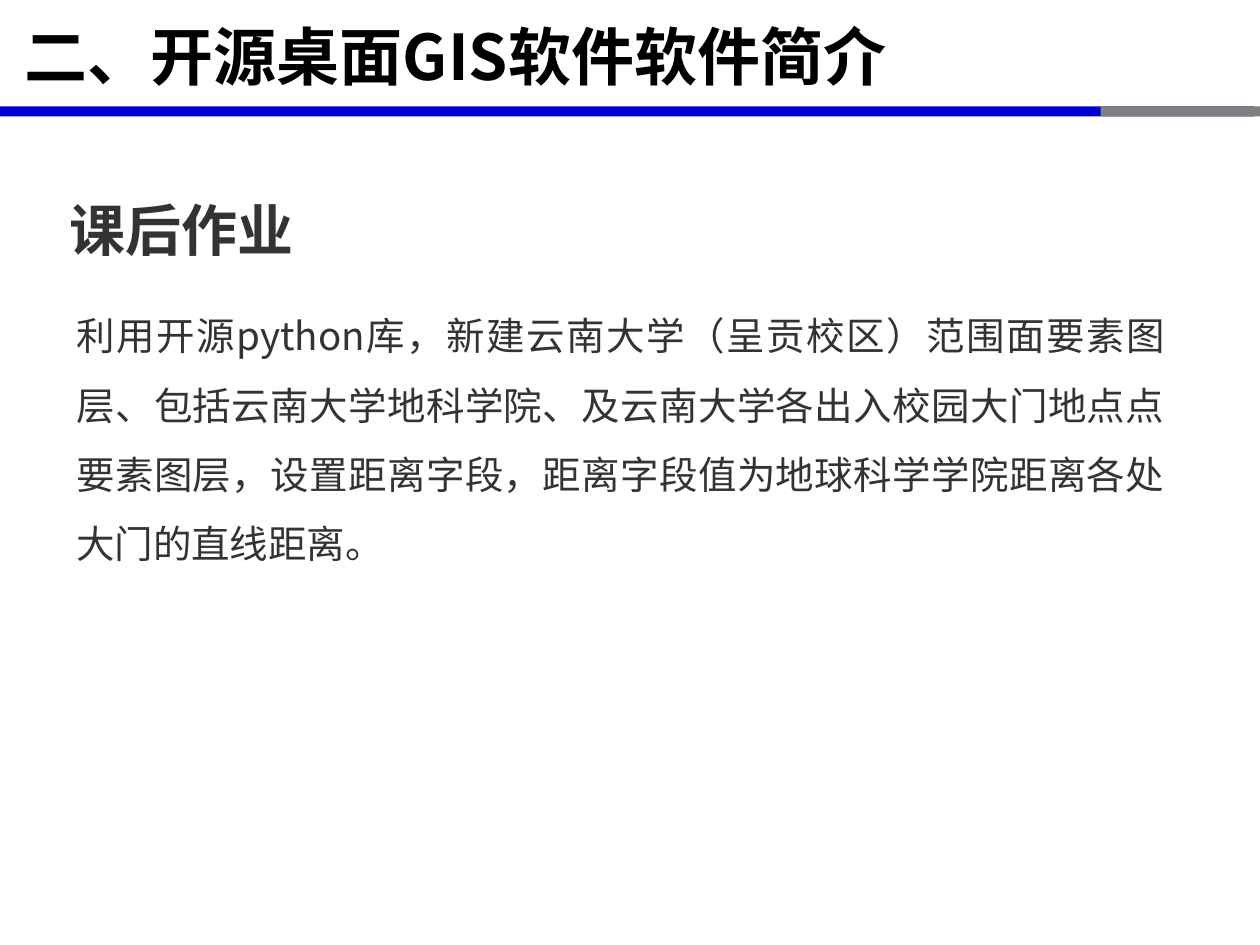
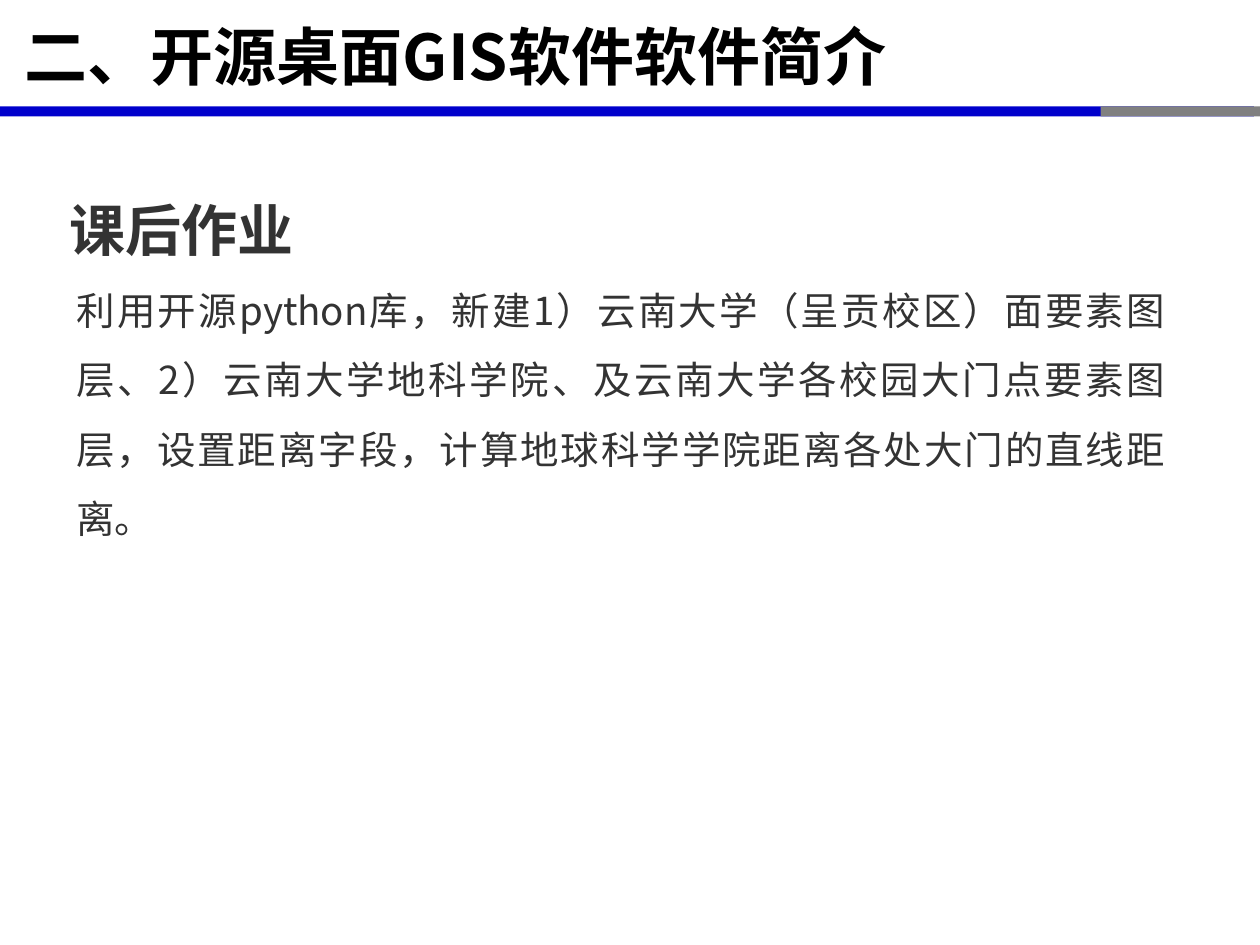
Before and after one commit to xinluo2018/open-source-gis-course, a slide deck: slide 17 of 第4章-矢量数据处理-8课时/第4章-矢量数据处理.pptx. Drawn at 1260x945 pixels with LibreOffice and Linux fonts; fonts in the diff are those of the drawing. Boxes give left, top, right and bottom in pixels: in the first picture for what was removed or moved away, otherwise in the second. Text is boxed around its words. In the diff, an @@ line names an element or a change of style, - is before the commit and + after.

```diff
--- a/第4章-矢量数据处理-8课时/第4章-矢量数据处理.pptx
+++ b/第4章-矢量数据处理-8课时/第4章-矢量数据处理.pptx
@@ text at [76, 292, 1165, 468]: text changed @@
-利用开源python库，新建云南大学（呈贡校区）范围面要素图层、包括云南大学地科学院、及云南大学各出入校园大门地点点要素图层，设置距离字段，距离字段值为地球科学学院距离各处大门的直线距离。
+利用开源python库，新建1）云南大学（呈贡校区）面要素图层、2）云南大学地科学院、及云南大学各校园大门点要素图层，设置距离字段，计算地球科学学院距离各处大门的直线距离。
```
Also in this commit, not shown: 4 other slides changed, 25 other files.
